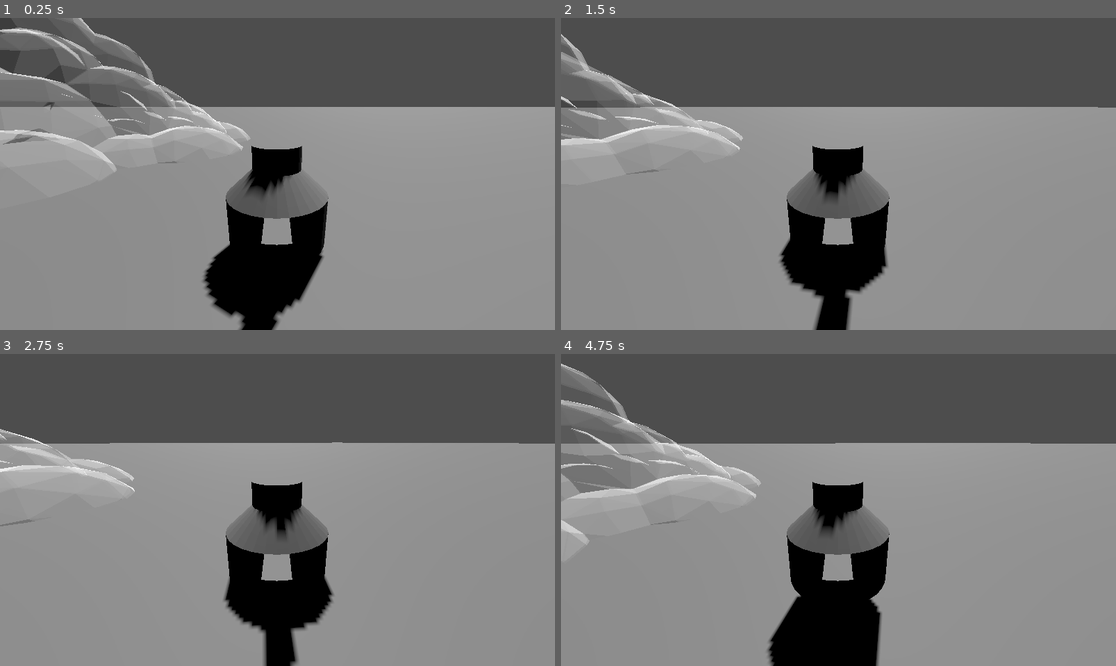
Above: before the commit, frames 1-4 (two rows, left to right).
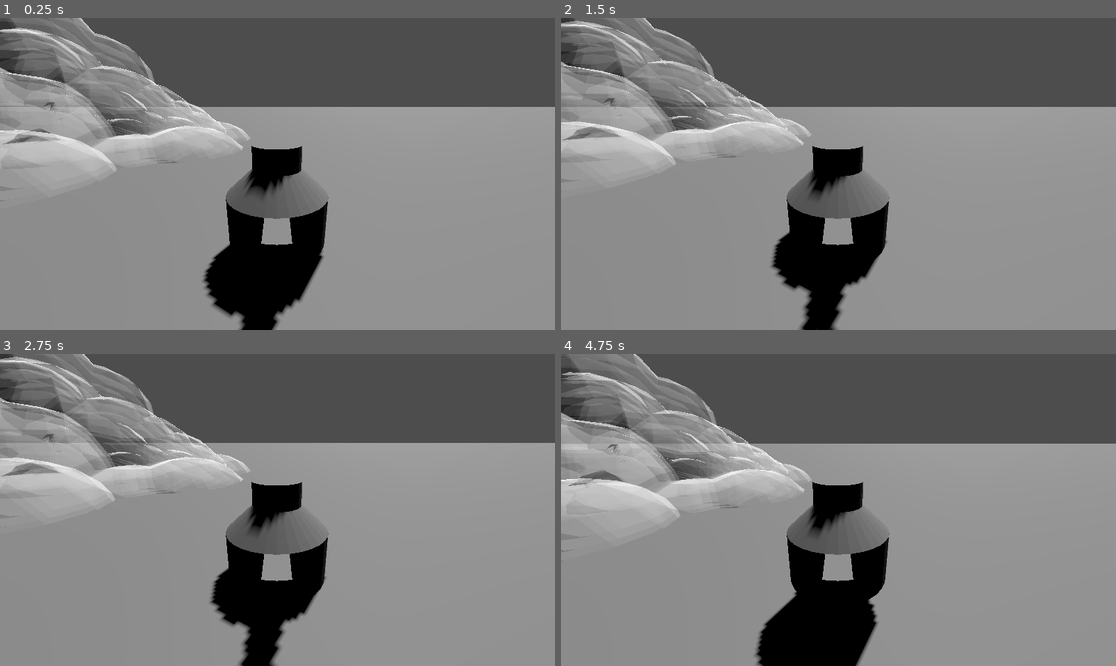
Above: after the commit, the same moments.

Repository: venajustin/globalGameJam25
Game: Godot game, scene res://scenes/world.tscn
Same seed, same stepped clock (60 frames per second), same inputs: the game is played once before the commit and once after it. The project has no main scene, so this scene is started directly.
Inputs:
- Up to frame 1 (0.25 s): no input
- Up to frame 2 (1.5 s): tap Enter (ui_accept) at 0.5, 0.77 s; hold Right (rotate_right, bound only before the commit) 0.53-1.28 s; hold S (move_back, bound only before the commit) from 1.28 s (still down)
- Up to frame 3 (2.75 s): tap Enter (ui_accept) at 1.52 s; release S (move_back, bound only before the commit) at 2.03 s; hold Right (rotate_right, bound only before the commit) from 2.03 s (still down)
- Up to frame 4 (4.75 s): release Right (rotate_right, bound only before the commit) at 2.78 s; hold W (move_forward, bound only before the commit) 2.78-3.53 s; tap Enter (ui_accept) at 3.02, 3.77, 4.52 s; hold Left (rotate_left, bound only before the commit) from 3.53 s (still down)

The runs differ from the first frame. In frame 1, 4.9% of the frame differs, in the area x 0-40%, y 0-47%; in frame 2, 12%; in frame 3, 12%; in frame 4, 12%, in the area x 0-85%, y 0-100%.

Commit message:
Models and ducky texture

Diff:
--- a/assets/models/Soap1.tscn
+++ b/assets/models/Soap1.tscn
@@ -16,7 +16,6 @@
 shader = ExtResource("3_ygk6s")
 
 [node name="Soap1" type="Node3D"]
-transform = Transform3D(5.74633, 0, 0, 0, 5.74633, 0, 0, 0, 5.74633, 0, 0, 0)
 
 [node name="Soap" type="MeshInstance3D" parent="."]
 transform = Transform3D(0.99971, 0, 0, 0, 0.99971, 0, 0, 0, 0.99971, -0.0495847, 0.0146112, 0.214794)
@@ -28,3 +27,21 @@
 material_override = SubResource("ShaderMaterial_183um")
 mesh = ExtResource("2_fg8de")
 skeleton = NodePath("../Soap")
+
+[node name="Soap_Inner2" type="MeshInstance3D" parent="."]
+transform = Transform3D(0.927334, 0, 0, 0, 0.927334, 0, 0, 0, 0.927334, -0.0495847, 0.0146112, 0.214794)
+material_override = SubResource("ShaderMaterial_183um")
+mesh = ExtResource("2_fg8de")
+skeleton = NodePath("../Soap")
+
+[node name="Soap_Inner3" type="MeshInstance3D" parent="."]
+transform = Transform3D(0.840039, 0, 0, 0, 0.840039, 0, 0, 0, 0.840039, -0.0495847, 0.0146112, 0.214794)
+material_override = SubResource("ShaderMaterial_183um")
+mesh = ExtResource("2_fg8de")
+skeleton = NodePath("../Soap")
+
+[node name="Soap_Inner4" type="MeshInstance3D" parent="."]
+transform = Transform3D(0.581109, 0, 0, 0, 0.581109, 0, 0, 0, 0.581109, -0.0495847, 0.0146112, 0.214794)
+material_override = SubResource("ShaderMaterial_183um")
+mesh = ExtResource("2_fg8de")
+skeleton = NodePath("../Soap")
--- a/assets/models/Soap2.tres
+++ b/assets/models/Soap2.tres
@@ -105,7 +105,7 @@
 
 }
 "
-graph_offset = Vector2(-441.481, -104.129)
+graph_offset = Vector2(-311.515, 71.4622)
 nodes/fragment/2/node = SubResource("VisualShaderNodeColorParameter_vff54")
 nodes/fragment/2/position = Vector2(-1547.54, 328.083)
 nodes/fragment/3/node = SubResource("VisualShaderNodeFloatParameter_whxct")
--- a/project.godot
+++ b/project.godot
@@ -17,46 +17,3 @@
 [dotnet]
 
 project/assembly_name="globalGameJam25"
-
-[input]
-
-move_forward={
-"deadzone": 0.5,
-"events": [Object(InputEventKey,"resource_local_to_scene":false,"resource_name":"","device":-1,"window_id":0,"alt_pressed":false,"shift_pressed":false,"ctrl_pressed":false,"meta_pressed":false,"pressed":false,"keycode":0,"physical_keycode":87,"key_label":0,"unicode":119,"location":0,"echo":false,"script":null)
-]
-}
-move_back={
-"deadzone": 0.5,
-"events": [Object(InputEventKey,"resource_local_to_scene":false,"resource_name":"","device":-1,"window_id":0,"alt_pressed":false,"shift_pressed":false,"ctrl_pressed":false,"meta_pressed":false,"pressed":false,"keycode":0,"physical_keycode":83,"key_label":0,"unicode":115,"location":0,"echo":false,"script":null)
-]
-}
-turn_right={
-"deadzone": 0.5,
-"events": [Object(InputEventKey,"resource_local_to_scene":false,"resource_name":"","device":-1,"window_id":0,"alt_pressed":false,"shift_pressed":false,"ctrl_pressed":false,"meta_pressed":false,"pressed":false,"keycode":0,"physical_keycode":68,"key_label":0,"unicode":100,"location":0,"echo":false,"script":null)
-]
-}
-turn_left={
-"deadzone": 0.5,
-"events": [Object(InputEventKey,"resource_local_to_scene":false,"resource_name":"","device":-1,"window_id":0,"alt_pressed":false,"shift_pressed":false,"ctrl_pressed":false,"meta_pressed":false,"pressed":false,"keycode":0,"physical_keycode":65,"key_label":0,"unicode":97,"location":0,"echo":false,"script":null)
-]
-}
-rotate_forward={
-"deadzone": 0.5,
-"events": [Object(InputEventKey,"resource_local_to_scene":false,"resource_name":"","device":-1,"window_id":0,"alt_pressed":false,"shift_pressed":false,"ctrl_pressed":false,"meta_pressed":false,"pressed":false,"keycode":0,"physical_keycode":4194320,"key_label":0,"unicode":0,"location":0,"echo":false,"script":null)
-]
-}
-rotate_back={
-"deadzone": 0.5,
-"events": [Object(InputEventKey,"resource_local_to_scene":false,"resource_name":"","device":-1,"window_id":0,"alt_pressed":false,"shift_pressed":false,"ctrl_pressed":false,"meta_pressed":false,"pressed":false,"keycode":0,"physical_keycode":4194322,"key_label":0,"unicode":0,"location":0,"echo":false,"script":null)
-]
-}
-rotate_left={
-"deadzone": 0.5,
-"events": [null, Object(InputEventKey,"resource_local_to_scene":false,"resource_name":"","device":-1,"window_id":0,"alt_pressed":false,"shift_pressed":false,"ctrl_pressed":false,"meta_pressed":false,"pressed":false,"keycode":0,"physical_keycode":4194319,"key_label":0,"unicode":0,"location":0,"echo":false,"script":null)
-]
-}
-rotate_right={
-"deadzone": 0.5,
-"events": [Object(InputEventKey,"resource_local_to_scene":false,"resource_name":"","device":-1,"window_id":0,"alt_pressed":false,"shift_pressed":false,"ctrl_pressed":false,"meta_pressed":false,"pressed":false,"keycode":0,"physical_keycode":4194321,"key_label":0,"unicode":0,"location":0,"echo":false,"script":null)
-]
-}
Binary file added: assets/Sprites/Bubble_8x8.aseprite
Binary file added: assets/Sprites/Simple_Ducky_Wake.png
Not shown, added: assets/Sprites/Simple_Ducky_Wake.png.import
Binary file added: assets/Textures/ducky_texture.png
Not shown, added: assets/models/Bathtub.mtl
Not shown, added: assets/models/Bathtub.obj.import
Not shown, added: assets/models/Duckys/Normal_Ducky.obj.import
Not shown, added: assets/models/Duckys/Robo_Ducky.obj.import
Not shown, added: assets/models/Duckys/Sniper_Ducky.obj.import
Not shown, added: assets/models/Duckys/Tank_Ducky.obj.import
Not shown, added: assets/models/Shallow_Bubble_Ramp.mtl
Not shown, added: assets/models/Shallow_Bubble_Ramp.obj
(and 8 more such lines)
